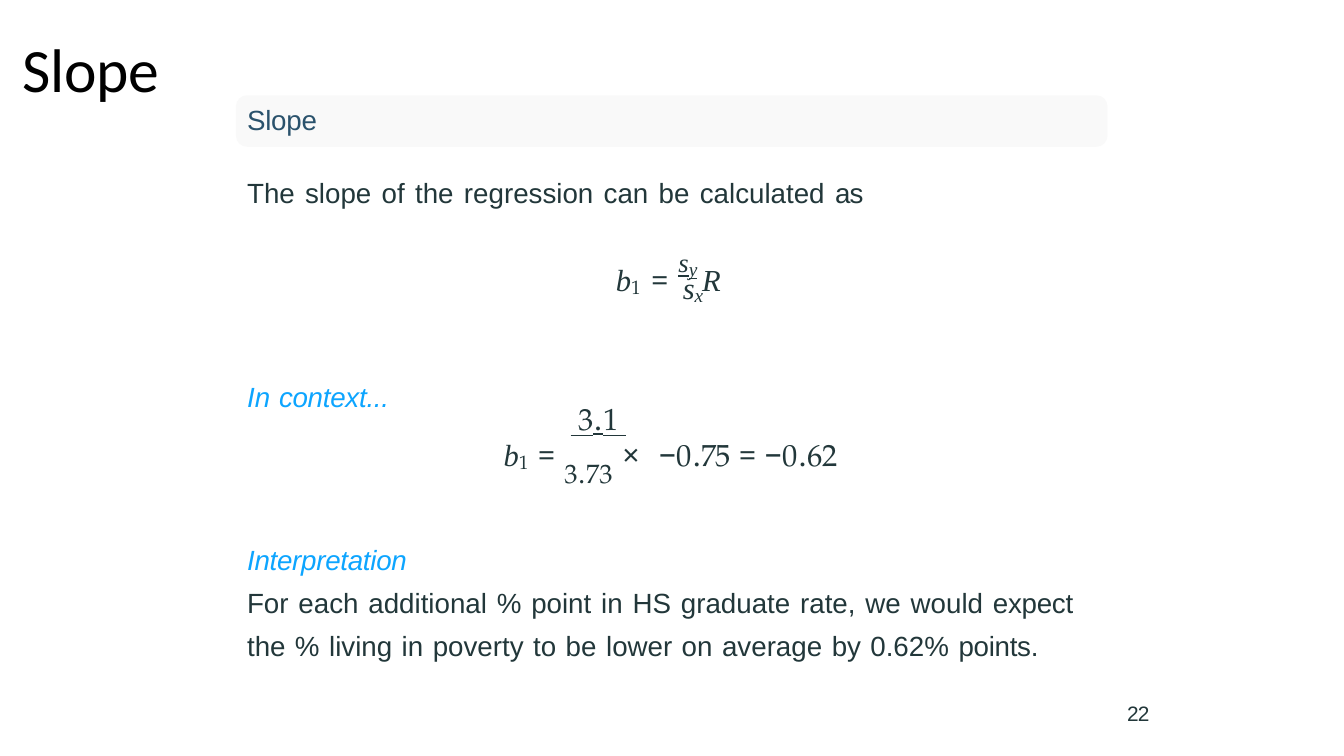
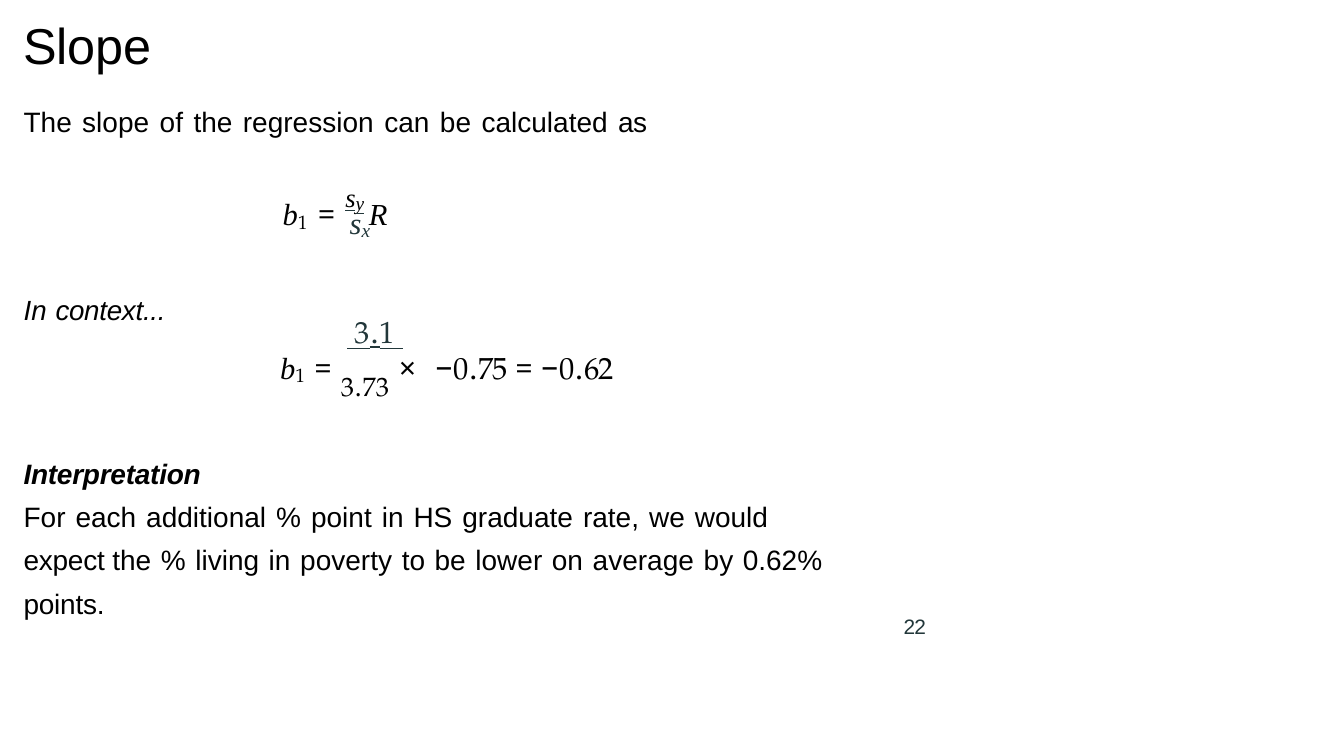
Before and after one commit to issues-osu/statsii-spring2026, a slide deck: slide 21 of slides/MLR/lecture.pptx (slide 24 before the commit). Drawn at 1344x756 pixels with LibreOffice and Linux fonts; fonts in the diff are those of the drawing. Boxes give left, top, right and bottom in pixels: in the first picture for what was removed or moved away, otherwise in the second. Text is boxed around its words. In the diff, an @@ line names an element or a change of style, - is before the commit and + after.

```diff
--- a/slides/MLR/lecture.pptx
+++ b/slides/MLR/lecture.pptx
@@ title "Slope": place and size @@
-title "Slope" at (23,49,160,102)
+title "Slope" at (24,27,152,74)
@@ title "Slope" at (24,27,152,74): size 44 to 36 pt, font Calibri to Arial @@
@@ text "The slope of the regression ...": place and size @@
-text "The slope of the regression ..." at (247,110,864,209)
+text "The slope of the regression ..." at (24,111,647,137)
@@ text "The slope of the regression ..." at (24,111,647,137): size 19.8 to 20 pt, text colour #22373A to #000000 @@
@@ freeform shape removed at (236,96,1108,147) @@
@@ text at (247,110,317,136): paragraph removed @@
-Slope
@@ text "b1 = sy R": place and size @@
-text "b1 = sy R" at (702,271,721,295)
+text "b1 = sy R" at (369,205,388,230)
@@ text "b1 = sy R" at (369,205,388,230): text colour #22373A to #000000 @@
@@ text "sx": place and size @@
-text "sx" at (675,264,713,303)
+text "sx" at (342,199,380,238)
@@ text "In context..." at (24,301,166,321): text colour #0DA5FF to #000000 @@
@@ text "b1 = 3.73 × −0.75 ..." at (341,358,614,397): text colour #22373A to #000000 @@
@@ 3 texts: place and size @@
-3 texts at (247,388,837,484)
+3 texts at (24,301,614,397)
@@ text "Interpretation": place and size @@
-text "Interpretation" at (247,550,1073,662)
+text "Interpretation" at (24,463,822,619)
@@ text "Interpretation" at (24,463,822,619): size 19.8 to 20 pt; text colour #0DA5FF to #000000, bold on in "Interpretation"; text colour #22373A to #000000 in "For each additional % point in HS ..." @@
@@ text "22": place and size @@
-text "22" at (1127,706,1149,721)
+text "22" at (904,619,926,634)
```
Also in this commit, not shown: 90 other slides changed, 5 slides added, 4 slides removed.
